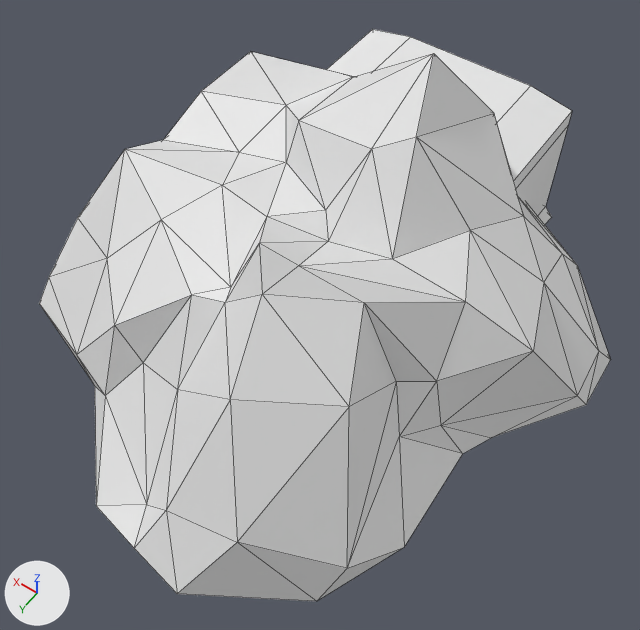
A saved change to the FBX model Augotchi/Assets/Augotchi/WorldObject/Dungeon_Common.fbx.
Before and after are seen from a 50 mm camera at (-0.144, 0.232, 0.317) aimed at (-0.017, 0.054, 0.038). Every picture has the same lights, and +X, +Y and +Z are marked at lower left. Mesh edges are drawn as thin lines. Where no turn or scale is listed for an object, it has been applied to the vertices.
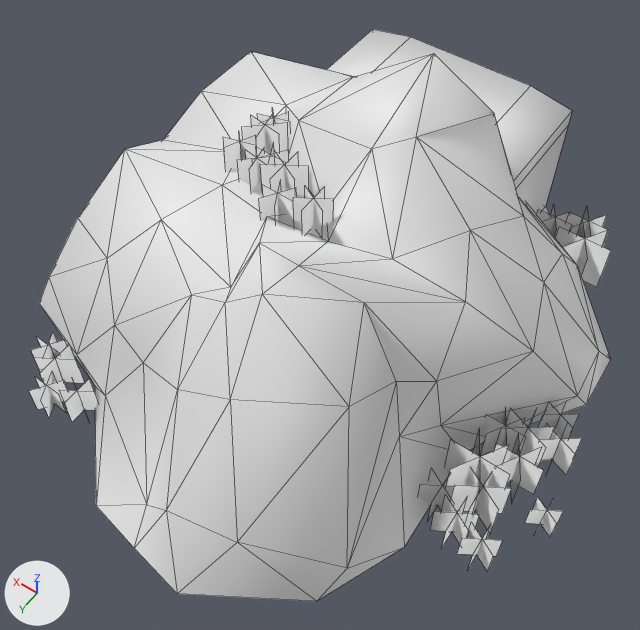
Location of each change, [x1, y1, x2, y2] in pixels of the pictures (640 x 630 px):
```json
{"object": "Icosphere", "change": "reshaped", "before": [39, 29, 611, 601], "after": [39, 29, 611, 601]}
{"object": "Grass", "change": "added", "after": [29, 109, 611, 571]}
```

Scene script edits in JSON lines:
```json
{"op": "add", "block": "mat_material_001", "code": ["mat_material_001 = principled_material('Material_001')", "mat_material_001.base_color = (0.8, 0.8, 0.8)  # white #e7e7e7"]}
{"op": "add", "block": "mat_material", "code": ["mat_material = principled_material('Material')", "mat_material.base_color = (0.8, 0.8, 0.8)  # white #e7e7e7"]}
{"block": "me_icosphere", "where": "# used by ob_icosphere; location = (0.0, 0.0, 0.0)"}
{"op": "remove", "block": "me_icosphere", "code": "me_icosphere.from_pydata(...)  # 145 vertices, 189 faces; spans x -0.119..0.112, y -0.102..0.165, z -0.021..0.131"}
{"op": "remove", "block": "me_icosphere", "code": "me_icosphere.materials.append(mat_unnamed)  # white #e7e7e7"}
{"op": "add", "block": "me_icosphere", "code": "me_icosphere.from_pydata(...)  # 133 vertices, 186 faces; spans x -0.119..0.112, y -0.102..0.165, z -0.021..0.131"}
{"block": "me_icosphere", "change": "me_icosphere part 1: the surface is now shaded smooth"}
{"op": "add", "block": "me_icosphere", "code": "me_icosphere.materials.append(mat_material_001)  # white #e7e7e7"}
{"op": "add", "block": "me_grass", "code": ["me_grass = bpy.data.meshes.new('Grass')", "me_grass.from_pydata(...)  # 312 vertices, 78 faces; spans x -0.133..0.085, y -0.084..0.139, z -0.002..0.095", "me_grass.materials.append(mat_material)  # white #e7e7e7"]}
{"op": "add", "block": "ob_grass", "code": ["ob_grass = bpy.data.objects.new('Grass', me_grass)", "ob_grass.location = (0.0, 0.0, 0.0)"]}
```
